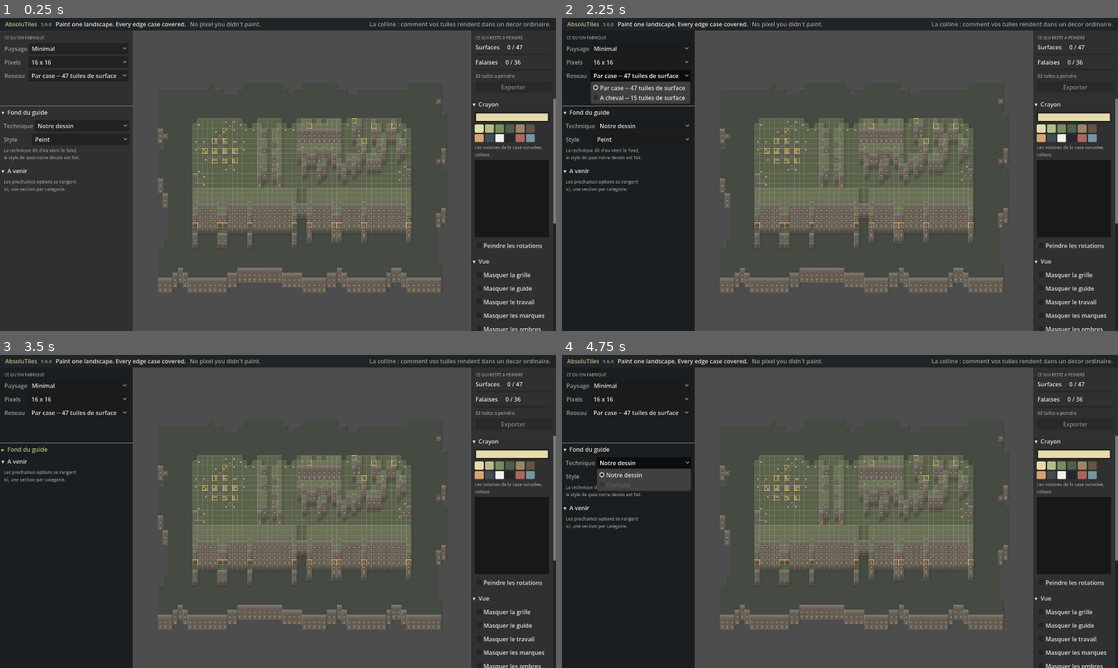
Above: before the commit, frames 1-4 (two rows, left to right).
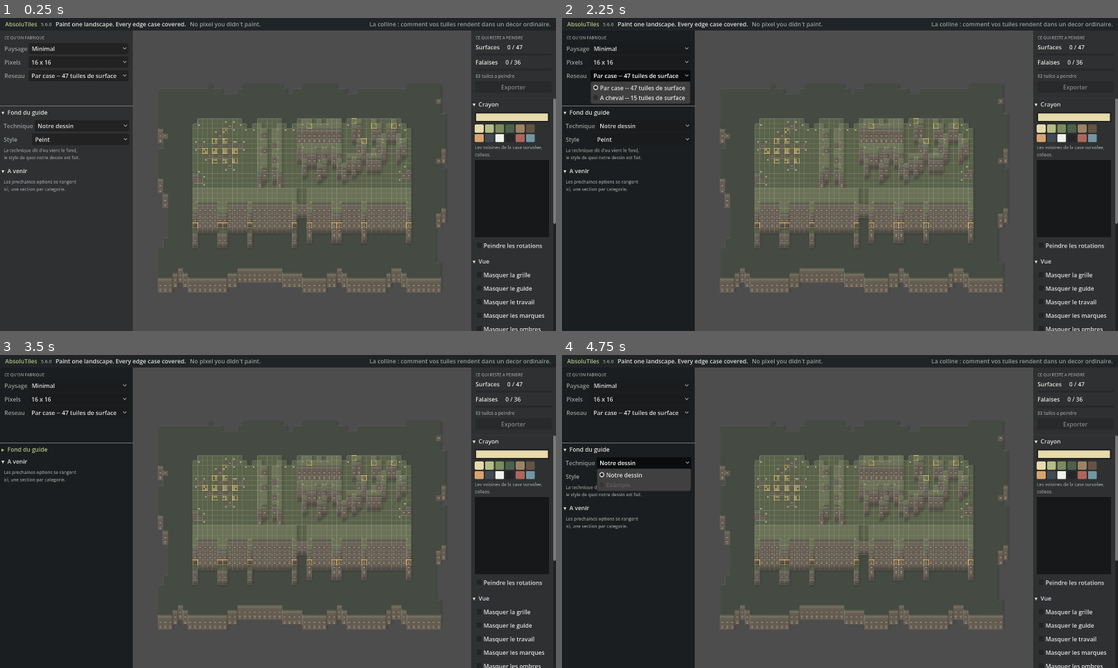
Above: after the commit, the same moments.

Repository: darref/MarchingSquares
Game: Godot game, scene res://ui/editor.tscn
Same seed, same stepped clock (60 frames per second), same inputs: the game is played once before the commit and once after it.
Inputs:
- Up to frame 1 (0.25 s): no input
- Up to frame 2 (2.25 s): click "Minimal" at 0.5 s; click "16 x 16" at 1.25 s; click "Par case -- 47 tuiles de surf…" at 2 s
- Up to frame 3 (3.5 s): click "▾ Fond du guide" at 2.75 s
- Up to frame 4 (4.75 s): click "▸ Fond du guide" at 3.5 s; click "Notre dessin" at 4.25 s

The runs differ from the first frame. In frame 1, 0.5% of the frame differs, in the area x 28-81%, y 33-84%; in frame 2, 0.5%; in frame 3, 0.5%; in frame 4, 0.5%.

Commit message:
La levre du plateau deborde sur sa falaise, et l epaule reste -- pour l instant
Essai dans Satyron : le monde pose avec l essai ne convainc pas, et le
diagnostic est juste -- l altitude ne se lit pas.

CE QUI EST FAIT. L arete recule vers l interieur du chapiteau, et ce qui prend
sa place est l HERBE DU PLATEAU. Une falaise dont la roche commence au ras de
la case se lit comme une dalle posee a plat : rien ne dit que le plateau est
AU-DESSUS. En laissant le sommet deborder d un cheveu sur sa propre face, le
plateau surplombe. Et ce n est pas une licence : un chapiteau descend TOUJOURS
d un plateau, quel que soit son etage -- meme la plaine, au bord du monde.

CE QUI N EST PAS FAIT, ET POURQUOI. Retirer l epaule paraissait acquis : elle
bouchait de pierre le coin decoupe sous une levre sud, a l epoque ou la plaine
ne se dessinait pas et ou ce coin montrait donc le VIDE. Depuis la 4.0.0 il
montrerait le sol d en bas -- ce qu on verrait vraiment en se penchant.

Sauf que LES DEUX LECTEURS NE DESSINENT PAS PAREIL, et l epaule le cachait.
L illustration empile TOUS les etages, du bas vers le haut : le coin decoupe
d un plateau y montre l etage d en dessous. Le plugin, lui, ne pose QUE la
tuile visible de chaque case -- une seule par case. Sans epaule, le meme coin
serait donc plein dans le guide et TROUE dans le jeu.

C est exactement la divergence que le manifeste-contrat existe pour empecher,
et elle etait invisible tant que l epaule bouchait le trou des deux cotes. A
trancher : soit le plugin empile les etages -- ce que la regle de pose dit
deja, « chaque couche recouvre la precedente » -- soit l epaule reste.

397 verifications, 0 echec.

Co-Authored-By: Claude Opus 5 <noreply@anthropic.com>
Claude-Session: https://claude.ai/code/session_018tvN4TQBR3sh7MsSTnFB1b

Diff:
--- a/render/guide_image.gd
+++ b/render/guide_image.gd
@@ -106,6 +106,11 @@
 ## ⚠ ET CELUI-CI EST LEGITIME LA OU LES OMBRES PORTEES NE L'ETAIENT PAS : il vit DANS la
 ## tuile de surface, donc une tuile exportee peut le porter.
 const SHOULDER: Color = Color(0.404, 0.348, 0.282)
+
+## De combien le sommet deborde sur sa propre falaise, en fraction de tuile.
+## ⚠ UN CHEVEU, PAS UNE CORNICHE. Trop, et la falaise perd sa hauteur ; assez pour que
+## l'oeil voie que le plateau est devant, et que l'ombre juste dessous soit son ombre.
+const LIP_OVERHANG: float = 0.18
 const GROUND_SHADOW: Color = Color(0.086, 0.098, 0.086, 0.38)
 const CONTACT_SHADOW: Color = Color(0.086, 0.098, 0.086, 0.30)
 
@@ -214,15 +219,20 @@
 			var px: float = float(x)
 			var py: float = float(y)
 			if _carved(px, py, last, outer, north, east, south, west):
-				# ⚠ L'EPAULE SE FERME DANS LES DEUX STYLES, CHACUN DANS SA PALETTE. Elle ne
-				# l'etait qu'en peint, et le fil de fer laissait donc voir le fond sous 8 des
-				# 13 levres -- jusqu'a la moitie du bord pour l'index 0, dont les deux coins
-				# bas sont decoupes. Or les deux styles decrivent LA MEME GEOMETRIE : « sous
-				# un bord sud il y a toujours une falaise ». L'un des deux mentait.
-				# En peint, l'epaule est le chanfrein du rocher, volontairement distinct du
-				# corps. En fil de fer, c'est la roche du trait -- la meme que celle des
-				# tuiles de robe -- parce qu'un aplat de pierre contredirait un style fait
-				# de traits, tandis que le noir de la roche y est deja le vocabulaire.
+				# ⚠ L'EPAULE RESTE, ET CE N'EST PLUS POUR LA RAISON D'ORIGINE. Elle bouchait
+				# de pierre le petit angle sous une levre sud, parce que le coin arrondi y
+				# laissait voir LE FOND. On a cru pouvoir la retirer une fois la plaine
+				# dessinee -- le coin montrerait alors le sol d'en bas, ce qu'on verrait
+				# vraiment en se penchant par-dessus le bord.
+				#
+				# ⚠ MAIS LES DEUX LECTEURS NE DESSINENT PAS PAREIL, ET L'EPAULE LE CACHAIT.
+				# L'illustration empile TOUS les etages, du bas vers le haut : le coin
+				# decoupe d'un plateau y montre donc l'etage d'en dessous. Le plugin, lui,
+				# ne pose QUE la tuile visible de chaque case -- une seule par case. Sans
+				# epaule, le meme coin serait donc plein dans le guide et TROUE dans le jeu.
+				#
+				# Tant que le plugin n'empile pas, l'epaule est ce qui rend les deux
+				# identiques. C'est un choix a trancher, pas un detail de dessin.
 				if not south and _in_south_shoulder(px, py, last, outer, east, west):
 					_put(buffer, side, x, y, WIRE_WALL if wire else SHOULDER)
 				continue
@@ -516,6 +526,19 @@
 				var vertical: float = py / last
 				if role.y == Walls.ROW_CROWN:
 					color = base.lightened(0.34 * (1.0 - smoothstep(0.0, 1.0, vertical)))
+					# ⚠ L'ARETE RECULE VERS L'INTERIEUR, ET CE QUI PREND SA PLACE EST
+					# L'HERBE DU PLATEAU. Une falaise dont la roche commence au ras de la
+					# case se lit comme une dalle posee a plat : rien ne dit que le plateau
+					# est AU-DESSUS. En laissant le sommet deborder d'un cheveu sur sa propre
+					# face, le plateau surplombe -- et l'altitude se lit enfin.
+					#
+					# ⚠ CE N'EST PAS UNE LICENCE : le chapiteau descend TOUJOURS d'un
+					# plateau, quel que soit son etage -- meme la plaine, au bord du monde.
+					# L'herbe y est donc toujours juste.
+					if py < last * LIP_OVERHANG:
+						color = LEVEL_COLORS[1]
+					elif py < last * (LIP_OVERHANG + 0.06):
+						color = base.darkened(0.30)
 				elif role.y == Walls.ROW_FOOT:
 					color = base.darkened(0.34 * smoothstep(0.0, 1.0, vertical))
 				# ⚠ LA STRIURE NE SE DECALE PLUS D'UNE RANGEE A L'AUTRE. Elle le faisait,
